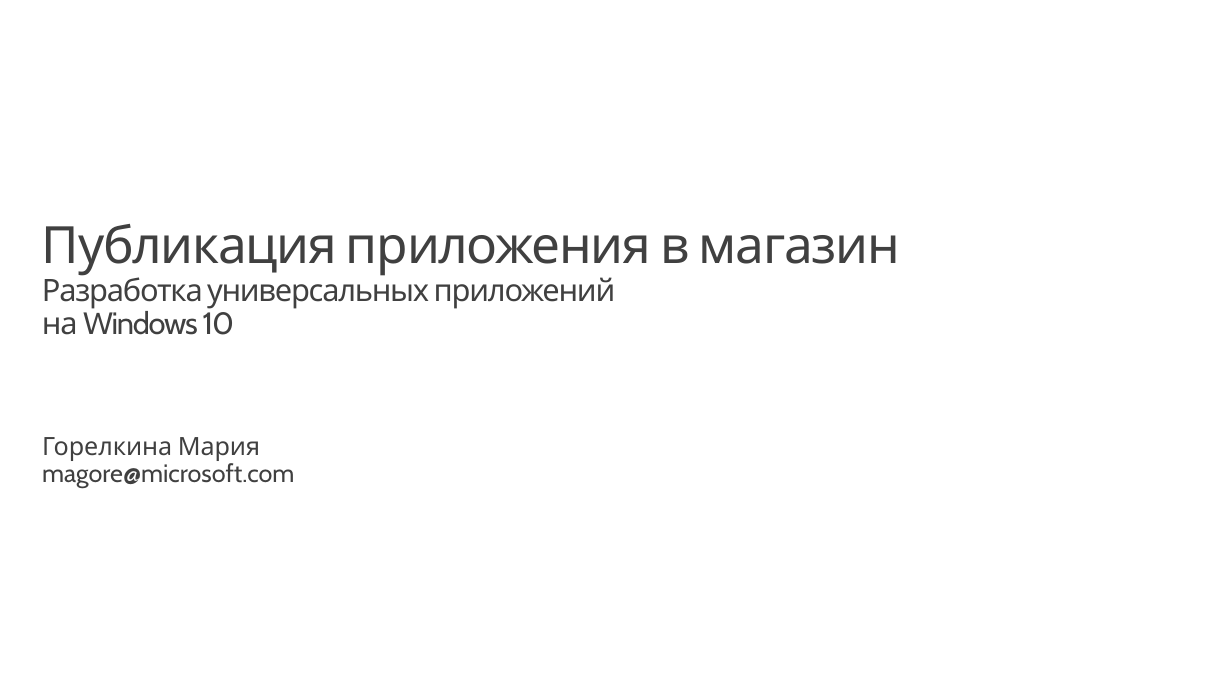
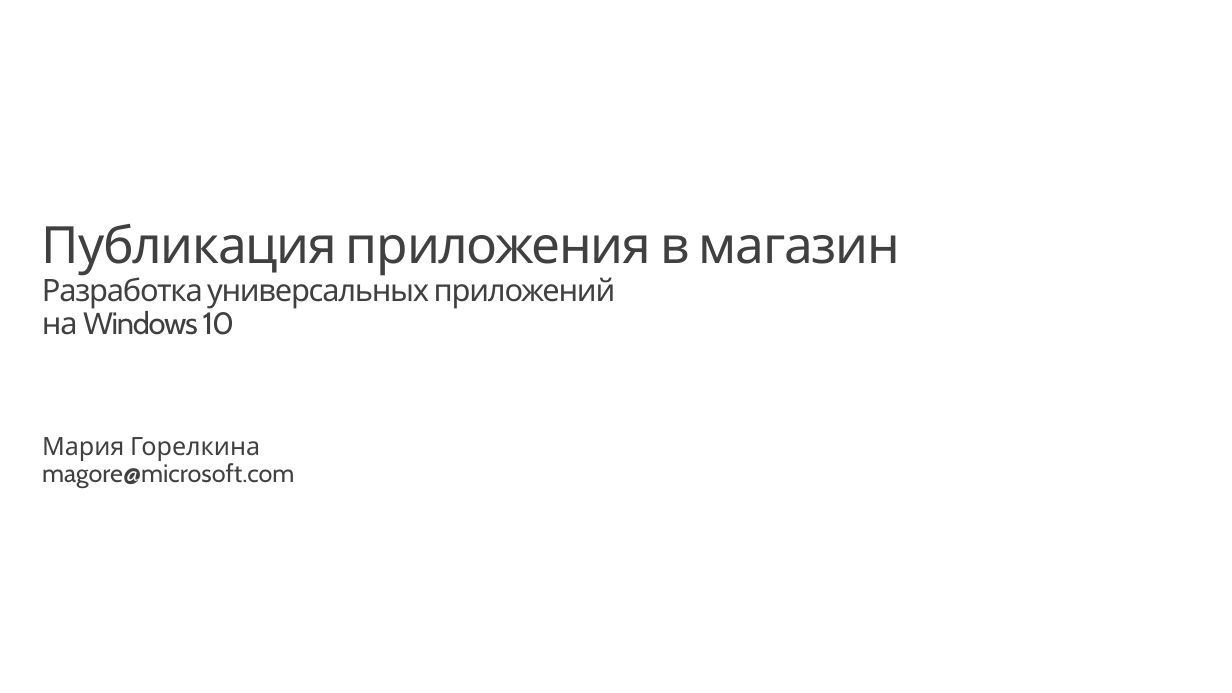
Before and after one commit to evangelism/Win10UWPCourse, a slide deck: slide 1 of 09. Store and Monetization/9 - Store and Monetization (RUS).pptx. Drawn at 1232x693 pixels with LibreOffice and Linux fonts; fonts in the diff are those of the drawing; background and template pictures are left out. Boxes give left, top, right and bottom in pixels: in the first picture for what was removed or moved away, otherwise in the second. Text is boxed around its words. In the diff, an @@ line names an element or a change of style, - is before the commit and + after.

```diff
--- a/09. Store and Monetization/9 - Store and Monetization (RUS).pptx
+++ b/09. Store and Monetization/9 - Store and Monetization (RUS).pptx
@@ text at (x1=42, y1=437, x2=260, y2=461): text changed @@
-Горелкина Мария
+Мария Горелкина
```
Also in this commit, not shown: 3 other slides changed.
